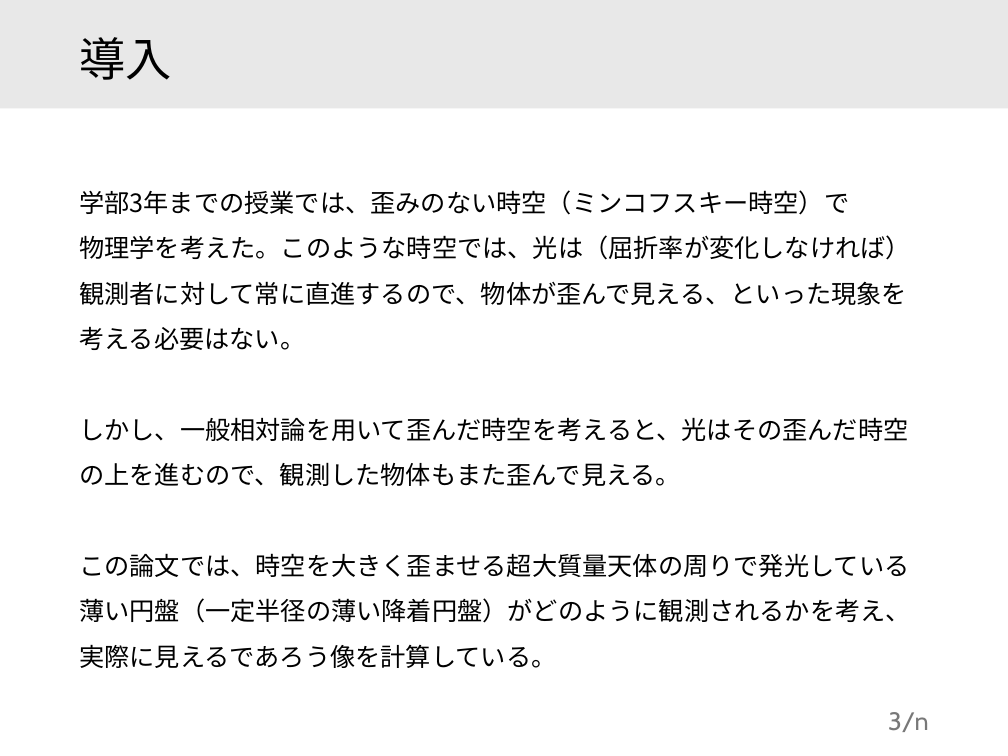
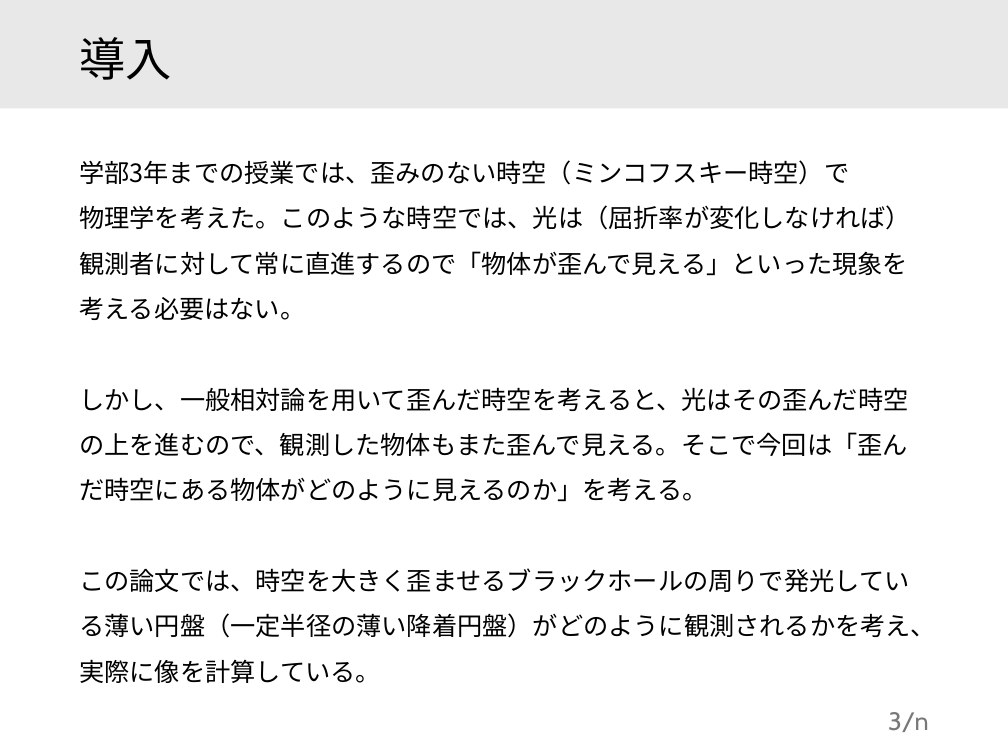
Before and after one commit to motoki-omamiuda/gakushuin, a slide deck: slide 3 of docs/大輪講.pptx. Drawn at 1008x756 pixels with LibreOffice and Linux fonts; fonts in the diff are those of the drawing. Boxes give left, top, right and bottom in pixels: in the first picture for what was removed or moved away, otherwise in the second. Text is boxed around its words. In the diff, an @@ line names an element or a change of style, - is before the commit and + after.

```diff
--- a/docs/大輪講.pptx
+++ b/docs/大輪講.pptx
@@ text at bbox=[79, 205, 936, 683]: text changed @@
-物理学を考えた。このような時空では、光は（屈折率が変化しなければ）観測者に対して常に直進するので、物体が歪んで見える、といった現象を考える必要はない。
-しかし、一般相対論を用いて歪んだ時空を考えると、光はその歪んだ時空の上を進むので、観測した物体もまた歪んで見える。
-この論文では、時空を大きく歪ませる超大質量天体の周りで発光している薄い円盤（一定半径の薄い降着円盤）がどのように観測されるかを考え、実際に見えるであろう像を計算している。
+物理学を考えた。このような時空では、光は（屈折率が変化しなければ）観測者に対して常に直進するので「物体が歪んで見える」といった現象を考える必要はない。
+しかし、一般相対論を用いて歪んだ時空を考えると、光はその歪んだ時空の上を進むので、観測した物体もまた歪んで見える。そこで今回は「歪んだ時空にある物体がどのように見えるのか」を考える。
+この論文では、時空を大きく歪ませるブラックホールの周りで発光している薄い円盤（一定半径の薄い降着円盤）がどのように観測されるかを考え、実際に像を計算している。
```
Also in this commit, not shown: 3 other slides changed, 2 slides added, 1 slide removed, 5 other files.
